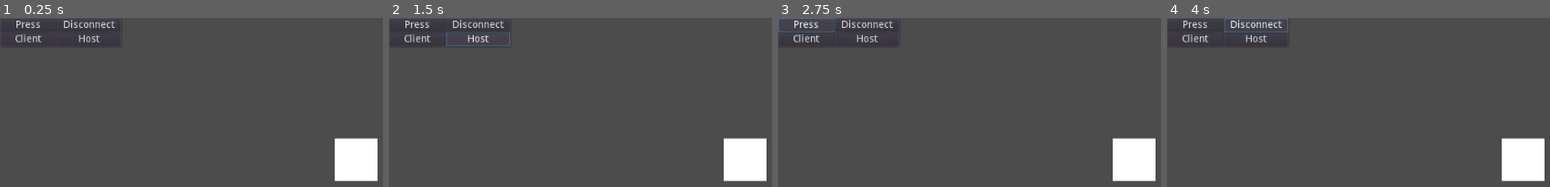
Above: before the commit, frames 1-4 (left to right).
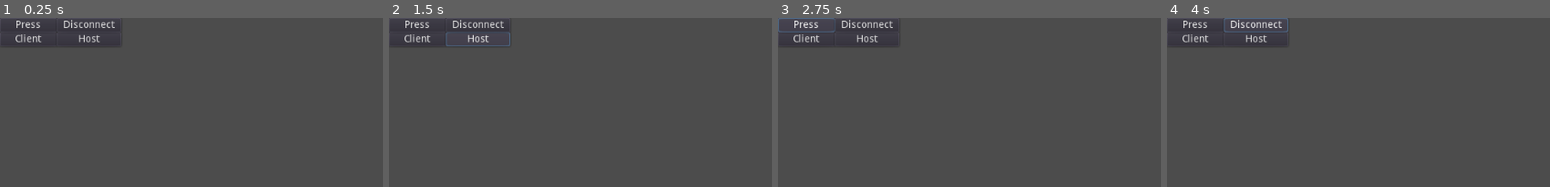
Above: after the commit, the same moments.

Repository: AI-Racing-Company/Utneo
Game: Godot game, scene res://TestScene.tscn
Two runs of this game, one before a commit and one after it. Both use one fixed random seed, a clock stepped at 60 frames per second and the inputs below.
Inputs:
- Up to frame 1 (0.25 s): no input
- Up to frame 2 (1.5 s): click "Client" at 0.5 s; click "Host" at 1.25 s
- Up to frame 3 (2.75 s): click "Press" at 2 s
- Up to frame 4 (4 s): click "Disconnect" at 2.75 s; hold D from 3.53 s (still down)

The runs differ from the first frame. In frame 1, 2.9% of the frame differs, in the area x 87-99%, y 70-97%; in frame 2, 2.9%; in frame 3, 2.9%; in frame 4, 2.9%.
Error after the commit: Attempt to call function 'get_node' in base 'null instance' on a null instance. (res://TestScene.gd:74)

Commit message:
show player on both screens

Diff:
--- a/Player_1.gd
+++ b/Player_1.gd
@@ -13,15 +13,15 @@
 
 
 func move(w,a,s,d):
-	if Input.is_action_pressed(a):
+	if a:
 		vel.x = -10
-	elif Input.is_action_pressed(d):
+	elif d:
 		vel.x =  10
 	else:
 		vel.x = 0
-	if Input.is_action_pressed(w):
+	if w:
 		vel.y = -10
-	elif Input.is_action_pressed(s):
+	elif s:
 		vel.y =  10
 	else:
 		vel.y = 0
--- a/TestScene.gd
+++ b/TestScene.gd
@@ -15,15 +15,16 @@
 
 func connected_to_server():
 	print("am connected")
+	var player = preload("res://PlayerPrefab.tscn").instance()
+	player.set_name("player")
+	get_parent().add_child(player)
 
-# Called every frame. 'delta' is the elapsed time since the previous frame.
-#func _process(delta):
-#	pass
+
 func client_connect(id):
 	print("conn")
 	print("fresh id:",id)
 	peer_id = id
-	rset("my_id", id)
+	rset_id(id, "my_id", id)
 	var player = preload("res://PlayerPrefab.tscn").instance()
 	player.set_name("player_"+str(id))
 	player.set_network_master(id) # Each other connected peer has authority over their own player.
@@ -41,6 +42,8 @@
 		get_tree().network_peer = peer
 		print(get_tree().network_peer)
 		is_connected = true
+		get_tree().connect("connected_to_server", self, "connected_to_server")
+		get_tree().connect("connection_failed", self, "connection_failed")
 
 func connection_failed():
 	print("FAIL")
@@ -49,7 +52,7 @@
 	print("BigBoiiiiiiii")
 
 master func move(id, w, a, s, d):
-	get_parent().get_node("player_" + str(id)).move(w,a,s,d)
+	get_parent().get_node("player_" + str(id)).get_node("player").move(w,a,s,d)
 
 func _on_Host_pressed():
 	print("Host")
@@ -63,8 +66,13 @@
 
 func _physics_process(delta):
 	if is_connected:
-		if Input.is_key_pressed(KEY_W) or Input.is_key_pressed(KEY_A) or Input.is_key_pressed(KEY_S) or Input.is_key_pressed(KEY_D):
-			rpc_id(1, "move", my_id, Input.is_key_pressed(KEY_W), Input.is_key_pressed(KEY_A), Input.is_key_pressed(KEY_S), Input.is_key_pressed(KEY_D))
+		var w = Input.is_key_pressed(KEY_W)
+		var a = Input.is_key_pressed(KEY_A)
+		var s = Input.is_key_pressed(KEY_S)
+		var d = Input.is_key_pressed(KEY_D)
+		if w or a or s or d:
+			get_parent().get_node("player").get_node("player").move(w,a,s,d)
+			rpc_id(1, "move", my_id, w, a, s, d)
 
 func _on_PRESS_pressed():
 	rpc_id(peer_id, "test")
--- a/TestScene.tscn
+++ b/TestScene.tscn
@@ -1,7 +1,6 @@
-[gd_scene load_steps=3 format=2]
+[gd_scene load_steps=2 format=2]
 
 [ext_resource path="res://TestScene.gd" type="Script" id=1]
-[ext_resource path="res://PlayerPrefab.tscn" type="PackedScene" id=2]
 
 [node name="Node2D" type="Node2D"]
 script = ExtResource( 1 )
@@ -30,8 +29,6 @@
 margin_bottom = 20.0
 text = "Disconnect"
 
-[node name="Player" parent="." instance=ExtResource( 2 )]
-
 [connection signal="pressed" from="Client" to="." method="_on_Client_pressed"]
 [connection signal="pressed" from="Host" to="." method="_on_Host_pressed"]
 [connection signal="pressed" from="PRESS" to="." method="_on_PRESS_pressed"]
